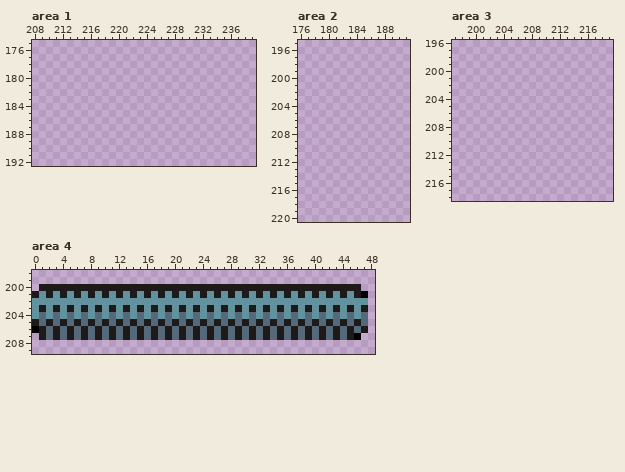
Two states of a pixel-art file, levels/office/assets/Office.aseprite. Above is the file before it was changed.
240x256 pixels, 1 frame. Colours within 5 levels of each other are drawn and written as one. Shown: area 1: x 208..239, y 175..192; area 2: x 176..191, y 195..220; area 3: x 197..219, y 196..218; area 4: x 0..48, y 198..209. The commit also changed other parts of the picture, which this record leaves out.
Once edited:
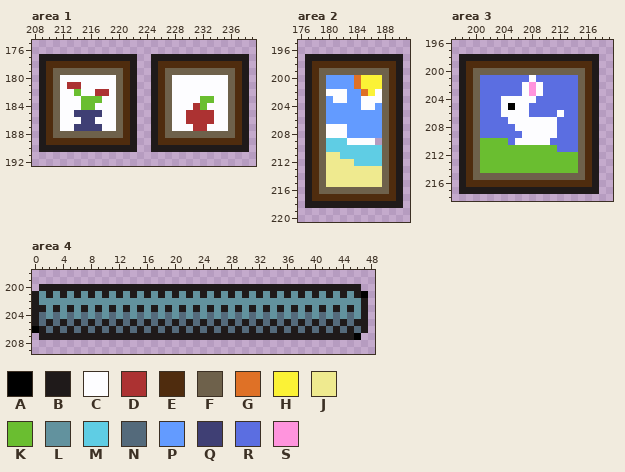
Palette (. is transparent): A #000000  B #1f1a1a  C #fdfdff  D #ac3232  E #4f2c0e  F #6e614b  G #df7126  H #fbf236  J #efea8f  K #6abe30  L #62929e  M #5fcde4  N #546a7b  P #639bff  Q #3f3f74  R #5b6ee1  S #ff94dd
From old to new:
Area 1, layer "Paintings":
y 177: x 209..222 .............. -> BBBBBBBBBBBBBB; x 225..238 .............. -> BBBBBBBBBBBBBB
y 178: x 209..222 .............. -> BEEEEEEEEEEEEB; x 225..238 .............. -> BEEEEEEEEEEEEB
y 179: x 209..222 .............. -> BEFFFFFFFFFFEB; x 225..238 .............. -> BEFFFFFFFFFFEB
y 180: x 209..222 .............. -> BEFCCCCCCCCFEB; x 225..238 .............. -> BEFCCCCCCCCFEB
y 181: x 209..222 .............. -> BEFCDDCCCCCFEB; x 225..238 .............. -> BEFCCCCCCCCFEB
y 182: x 209..222 .............. -> BEFCCKCCDDCFEB; x 225..238 .............. -> BEFCCCCCCCCFEB
y 183: x 209..222 .............. -> BEFCCCKKKCCFEB; x 225..238 .............. -> BEFCCCCKKCCFEB
y 184: x 209..222 .............. -> BEFCCCKKCCCFEB; x 225..238 .............. -> BEFCCCDKCCCFEB
y 185: x 209..222 .............. -> BEFCCQQQQCCFEB; x 225..238 .............. -> BEFCCDDDDCCFEB
y 186: x 209..222 .............. -> BEFCCCQQCCCFEB; x 225..238 .............. -> BEFCCDDDDCCFEB
y 187: x 209..222 .............. -> BEFCCQQQQCCFEB; x 225..238 .............. -> BEFCCCDDCCCFEB
y 188: x 209..222 .............. -> BEFFFFFFFFFFEB; x 225..238 .............. -> BEFFFFFFFFFFEB
y 189: x 209..222 .............. -> BEEEEEEEEEEEEB; x 225..238 .............. -> BEEEEEEEEEEEEB
y 190: x 209..222 .............. -> BBBBBBBBBBBBBB; x 225..238 .............. -> BBBBBBBBBBBBBB
Area 2, layer "Paintings":
y 197: x 177..190 .............. -> BBBBBBBBBBBBBB
y 198: x 177..190 .............. -> BEEEEEEEEEEEEB
y 199: x 177..190 .............. -> BEFFFFFFFFFFEB
y 200..201: x 177..190 .............. -> BEFPPPPGHHHFEB
y 202: x 177..190 .............. -> BEFCCCPPGHCFEB
y 203: x 177..190 .............. -> BEFPCCPPCCCFEB
y 204: x 177..190 .............. -> BEFPPPPPCCPFEB
y 205..206: x 177..190 .............. -> BEFPPPPPPPPFEB
y 207..208: x 177..190 .............. -> BEFCCCPPPPPFEB
y 209: x 177..186 .......... -> BEFMMMCCCC; x 188..190 ... -> FEB
y 210: x 177..190 .............. -> BEFMMMMMMMMFEB
y 211: x 177..190 .............. -> BEFJJMMMMMMFEB
y 212: x 177..190 .............. -> BEFJJJJMMMMFEB
y 213..215: x 177..190 .............. -> BEFJJJJJJJJFEB
y 216: x 177..190 .............. -> BEFFFFFFFFFFEB
y 217: x 177..190 .............. -> BEEEEEEEEEEEEB
y 218: x 177..190 .............. -> BBBBBBBBBBBBBB
Area 3, layer "Paintings":
y 198: x 198..217 .................... -> BBBBBBBBBBBBBBBBBBBB
y 199: x 198..217 .................... -> BEEEEEEEEEEEEEEEEEEB
y 200: x 198..217 .................... -> BEFFFFFFFFFFFFFFFFEB
y 201: x 198..217 .................... -> BEFRRRRRRRCRRRRRRFEB
y 202..203: x 198..217 .................... -> BEFRRRRRRCSCRRRRRFEB
y 204: x 198..217 .................... -> BEFRRRCCCCCRRRRRRFEB
y 205: x 198..217 .................... -> BEFRRRCACCRRRRRRRFEB
y 206: x 198..217 .................... -> BEFRRRCCCCRRRRCRRFEB
y 207: x 198..217 .................... -> BEFRRRRCCCCCCCRRRFEB
y 208: x 198..217 .................... -> BEFRRRRRCCCCCCRRRFEB
y 209: x 198..217 .................... -> BEFRRRRRRCCCCCRRRFEB
y 210: x 198..217 .................... -> BEFKKKKRCCCCCRRRRFEB
y 211: x 198..217 .................... -> BEFKKKKKKKKKKKRRRFEB
y 212..214: x 198..217 .................... -> BEFKKKKKKKKKKKKKKFEB
y 215: x 198..217 .................... -> BEFFFFFFFFFFFFFFFFEB
y 216: x 198..217 .................... -> BEEEEEEEEEEEEEEEEEEB
y 217: x 198..217 .................... -> BBBBBBBBBBBBBBBBBBBB
Area 4, layer "Floor":
y 202: x 0 L -> B; x 47 L -> B
y 203: x 0 L -> B
y 204: x 0 L -> B; x 47 N -> B
y 205: x 47 N -> B
y 207: x 2 N -> B; x 4 N -> B; x 6 N -> B; x 8 N -> B; x 10 N -> B; x 12 N -> B; x 14 N -> B; x 16 N -> B; x 18 N -> B; x 20 N -> B; x 22 N -> B; x 24 N -> B; x 26 N -> B; x 28 N -> B; x 30 N -> B; x 32 N -> B; x 34 N -> B; x 36 N -> B; x 38 N -> B; x 40 N -> B; x 42 N -> B; x 44 N -> B
